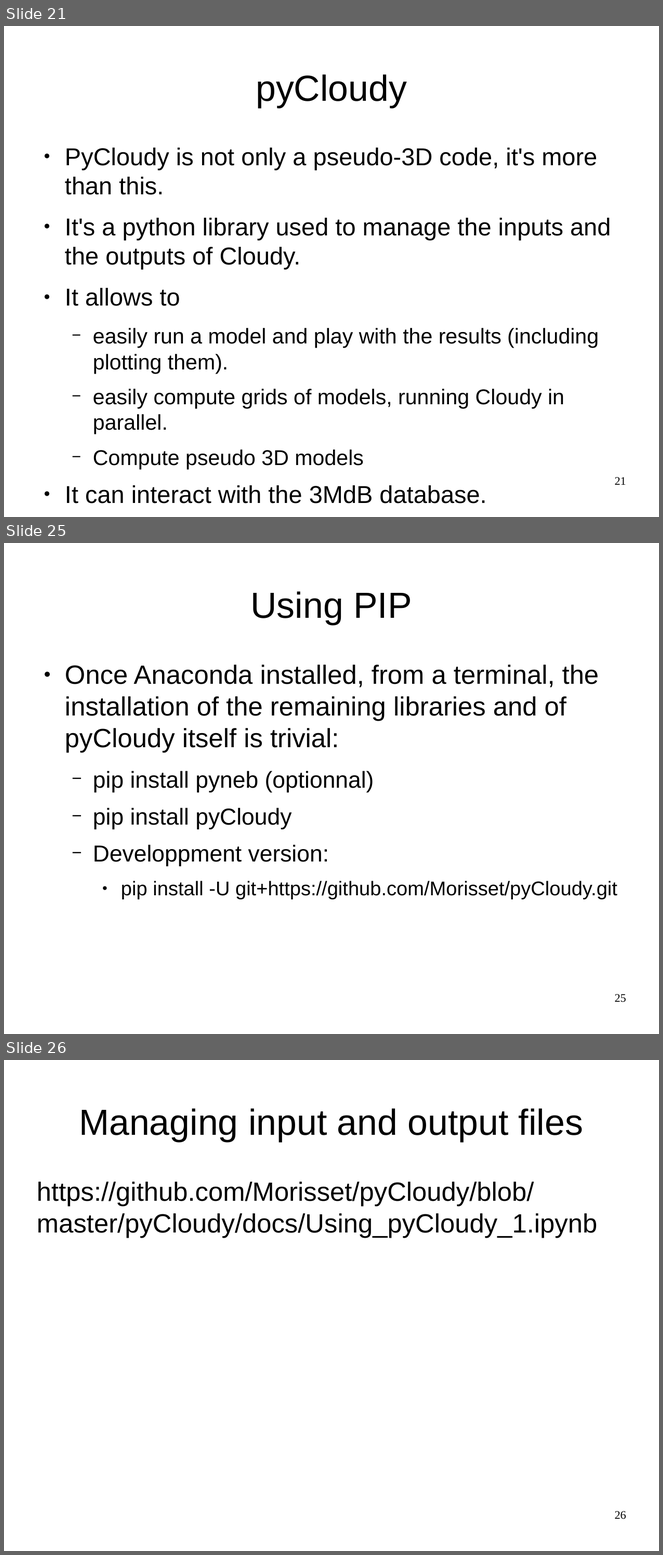
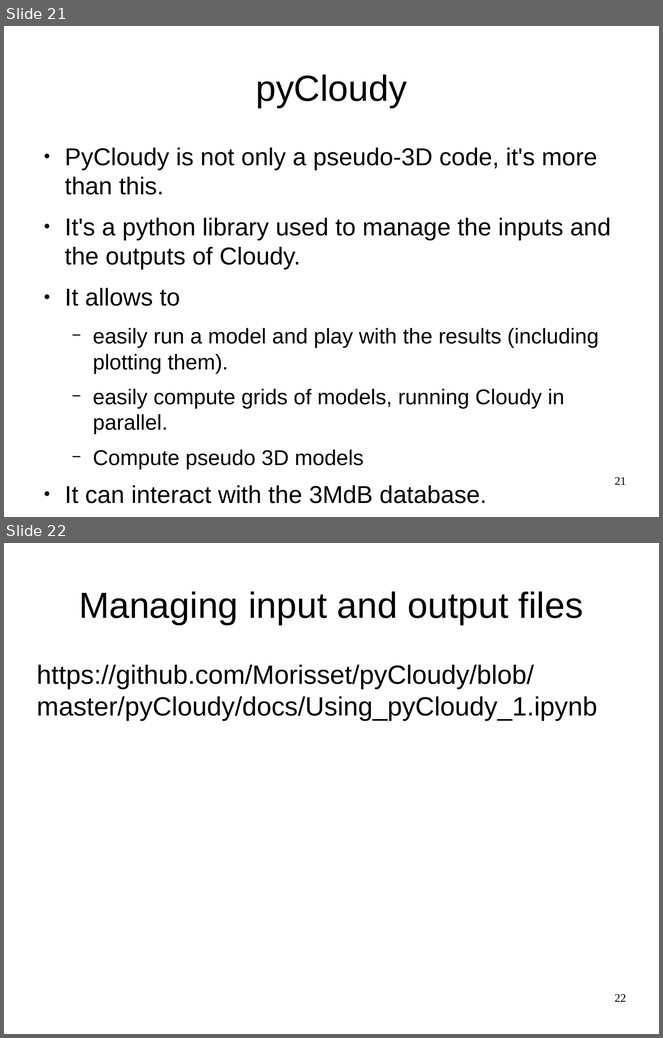
Before and after one commit to Morisset/Cloudy_Summer_School, a slide deck: pyCloudy.odp. Shown one above the other, each under a label of ours: slides 21, 25 and 26 before the commit, slides 21 and 22 after it; the slides between them are not shown. The pictures are 663x1555 and 663x1038 pixels, drawn with LibreOffice and Linux fonts; fonts in the diff are those of the drawing. Boxes give left, top, right and bottom in pixels: in the first picture for what was removed or moved away, otherwise in the second. Text is boxed around its words. In the diff, an @@ line names an element or a change of style, - is before the commit and + after.

```diff
--- a/pyCloudy.odp
+++ b/pyCloudy.odp
@@ slide 25 removed at (4,543,659,1034), background #FFFFFF @@
@@ title removed at (250,591,412,625) @@
-Using PIP
@@ text removed at (65,665,618,900) @@
-● Once Anaconda installed, from a terminal, the installation of the remaining libraries and of pyCloudy itself is trivial:
-  − pip install pyneb (optionnal)
-  − pip install pyCloudy
-  − Developpment version:
-    ● pip install -U git+https://github.com/Morisset/pyCloudy.git
@@ page number removed at (615,994,626,1003) @@
-25
@@ what was slide 26 is now slide 22 @@
@@ page number at (615,994,626,1002): text changed @@
-26
+22
```
Also in this commit, not shown: 3 slides changed, 1 slide added, 6 other slides removed, 2 other files.
